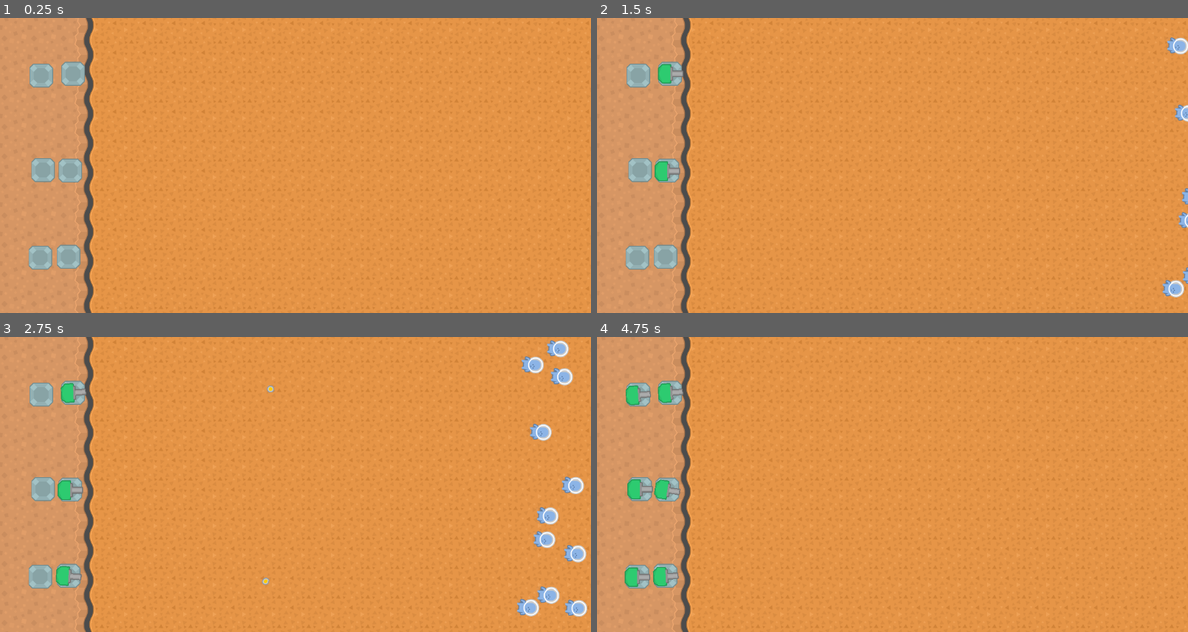
Above: before the commit, frames 1-4 (two rows, left to right).
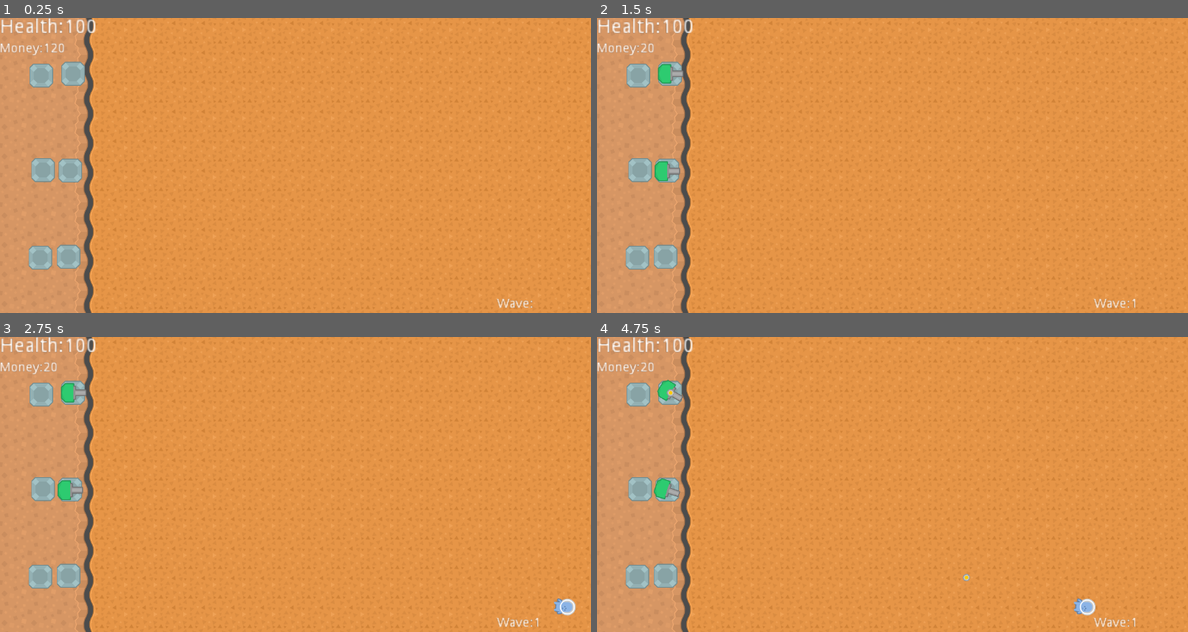
Above: after the commit, the same moments.

Repository: Mynijo/GateDefense
Game: Godot game, scene res://terrain/Map01.tscn
Same seed, same stepped clock (60 frames per second), same inputs: the game is played once before the commit and once after it.
Inputs (mouse positions are in pixels of both pictures, inside the frame that each line leads up to):
- Up to frame 1 (0.25 s): no input
- Up to frame 2 (1.5 s): tap Enter at 0.5 s; move the mouse to (667, 74) at 0.52 s; click (667, 74) at 0.67 s; move the mouse to (667, 171) at 1.27 s; click (667, 171) at 1.42 s
- Up to frame 3 (2.75 s): move the mouse to (70, 575) at 2.02 s; click (70, 575) at 2.17 s
- Up to frame 4 (4.75 s): move the mouse to (638, 396) at 2.77 s; click (638, 396) at 2.92 s; move the mouse to (638, 575) at 3.52 s; click (638, 575) at 3.67 s; move the mouse to (638, 490) at 4.27 s; click (638, 490) at 4.42 s

The runs differ from the first frame. In frame 1, 0.6% of the frame differs, in the area x 0-91%, y 0-99%; in frame 2, 1.2%; in frame 3, 2.9%, in the area x 0-100%, y 0-99%; in frame 4, 1.7%.

Commit message:
added cycleBullet

Diff:
--- a/Bullet/BulletArc.gd
+++ b/Bullet/BulletBouncingBall.gd
@@ -6,6 +6,8 @@
 var chain_counter = 0
 var target = []
 var enemys_hitted = []
+var firstLook = true
+
 
 func start(_position, _direction):
 	position = _position
@@ -18,9 +20,12 @@
 	$DetectRadius/CollisionShape2D.shape = circle
 	$DetectRadius/CollisionShape2D.shape.radius = detect_radius
 
+
 func _on_Bullet_body_entered(body):
 	if enemys_hitted.has(body):
 		return
+
+
 	enemys_hitted.append(body)
 	if body.has_method('take_damage'):
 	    body.take_damage(damage)
@@ -49,11 +54,16 @@
 					closestTaget = x
 
 	if closestTaget:
-		var dir = (closestTaget.global_position - global_position).normalized()
+		var distance = (closestTaget.global_position - position).length()
+		var _time = (distance / speed)
+		var predicted_position = closestTaget.global_position + (closestTaget.get_velocity() * _time)
+
+		var dir = (predicted_position - global_position).normalized()
 		rotation = dir.angle()
 		velocity = dir * speed
 	else:
 		explode()
+
 
 func _on_DetectRadius_body_entered(body):
 	target.append(body)
@@ -61,3 +71,5 @@
 
 func _on_DetectRadius_body_exited(body):
 	target.erase(body)
+	if target.size() == enemys_hitted.size():
+		explode()
--- a/Bullet/BulletArc.tscn
+++ b/Bullet/BulletBouncingBall.tscn
@@ -1,36 +1,40 @@
 [gd_scene load_steps=5 format=2]
 
 [ext_resource path="res://Bullet/Bullet.tscn" type="PackedScene" id=1]
-[ext_resource path="res://Bullet/BulletArc.gd" type="Script" id=2]
+[ext_resource path="res://Bullet/BulletBouncingBall.gd" type="Script" id=2]
 [ext_resource path="res://media/towerDefense_tilesheet.png" type="Texture" id=3]
 
 [sub_resource type="CircleShape2D" id=1]
 
 custom_solver_bias = 0.0
-radius = 10.0
+radius = 21.7023
 
-[node name="BulletArc" index="0" instance=ExtResource( 1 )]
+[node name="BulletBouncingBall" index="0" instance=ExtResource( 1 )]
 
+collision_layer = 8
+collision_mask = 4
 script = ExtResource( 2 )
-speed = 1500
-damage = 75
-lifetime = 5.0
-max_chains = 100
+speed = 1200
+damage = 15
+lifetime = 10.0
+max_chains = 15
 detect_radius = 500
 
 [node name="Sprite" parent="." index="0"]
 
 texture = ExtResource( 3 )
 region_enabled = true
+region_rect = Rect2( 142.452, 1370.08, 33.5, 12.75 )
 
 [node name="CollisionShape2D" parent="." index="2"]
 
-position = Vector2( 1.1086, -0.334629 )
-scale = Vector2( 0.914723, 0.901807 )
+position = Vector2( 0.498392, -1.13919 )
+scale = Vector2( 0.791586, 0.335731 )
 shape = SubResource( 1 )
 
 [node name="DetectRadius" type="Area2D" parent="." index="3"]
 
+editor/display_folded = true
 position = Vector2( 3.01554, 0 )
 input_pickable = true
 gravity_vec = Vector2( 0, 1 )
--- a/Bullet/BulletPhy.tscn
+++ b/Bullet/BulletPhy.tscn
@@ -9,11 +9,11 @@
 custom_solver_bias = 0.0
 radius = 10.0
 
-[node name="BulletPhy" index="0" instance=ExtResource( 1 )]
+[node name="BulletPhy" instance=ExtResource( 1 )]
 
 script = ExtResource( 2 )
 speed = 750
-damage = 20
+damage = 200
 lifetime = 5.0
 
 [node name="Sprite" parent="." index="0"]
--- a/Bullet/BulletSchrot.tscn
+++ b/Bullet/BulletSchrot.tscn
@@ -8,11 +8,11 @@
 custom_solver_bias = 0.0
 radius = 5.24559
 
-[node name="BulletSchrot" instance=ExtResource( 1 )]
+[node name="BulletSchrot" index="0" instance=ExtResource( 1 )]
 
 speed = 900
-damage = 5
-lifetime = 0.5
+damage = 10
+lifetime = 1.0
 
 [node name="Sprite" parent="." index="0"]
 
--- a/Bullet/BulletSchrotPatrone.gd
+++ b/Bullet/BulletSchrotPatrone.gd
@@ -16,7 +16,7 @@
 			var dir =  Vector2(0.8, rand_range(-scattering,scattering)).rotated(rotation)
 			emit_signal('shoot', Bullet ,position, dir)
 
-	for i in range(4):
+	for i in range(5):
 		var dir =  Vector2(0.7, rand_range(-scattering,scattering)).rotated(rotation)
 		emit_signal('shoot', Bullet ,position, dir)
 
--- a/Bullet/BulletSchrotPatrone.tscn
+++ b/Bullet/BulletSchrotPatrone.tscn
@@ -4,10 +4,11 @@
 [ext_resource path="res://Bullet/BulletSchrotPatrone.gd" type="Script" id=2]
 [ext_resource path="res://Bullet/BulletSchrot.tscn" type="PackedScene" id=3]
 
-[node name="BulletSchrotPatrone" instance=ExtResource( 1 )]
+[node name="BulletSchrotPatrone" index="0" instance=ExtResource( 1 )]
 
 script = ExtResource( 2 )
 speed = 800
-damage = 5
-lifetime = 0.05
+damage = 10
+lifetime = 0.01
 Bullet = ExtResource( 3 )
+scattering = 0.1
--- a/Enemy/Enemy.gd
+++ b/Enemy/Enemy.gd
@@ -7,6 +7,7 @@
 export (int) var speed
 export (int) var health
 export (int) var damage
+export (int) var goldValue = 5
 
 
 var velocity = Vector2()
@@ -28,6 +29,8 @@
 		dead()
 
 func dead():
+	get_parent().player.add_money(goldValue)
+	get_parent().mobs_counter -= 1
 	queue_free()
 
 func _physics_process(delta):
--- a/Enemy/EnemySpawner.gd
+++ b/Enemy/EnemySpawner.gd
@@ -4,7 +4,9 @@
 export (int) var wave = 1
 
 export (PackedScene) var enemy
+export (PackedScene) var player
 
+export (int) var mobs_counter = 0
 
 func _ready():
 	$SpawnTimer.wait_time = 1
@@ -12,8 +14,12 @@
 
 
 func _on_SpawnTimer_timeout():
+	if wave % 10 == 0 and mobs_counter > 0:
+		return
 
+	player.wave_changed(int(wave/10) + 1)
 	for i in range(int(wave/10)+1):
+		++mobs_counter
 		var e = enemy.instance()
 		add_child(e)
 		var pos = Vector2()
@@ -24,3 +30,7 @@
 	$SpawnTimer.wait_time = StartIntervall - (wave % 10)
 	$SpawnTimer.start()
 	wave += 1
+
+
+func set_player(_player):
+	player = _player
--- a/Enemy/EnemySpawner.tscn
+++ b/Enemy/EnemySpawner.tscn
@@ -11,6 +11,8 @@
 StartIntervall = 5
 wave = 1
 enemy = ExtResource( 2 )
+player = null
+mobs_counter = 0
 
 [node name="SpawnTimer" type="Timer" parent="." index="0"]
 
--- a/Player/Gate.tscn
+++ b/Player/Gate.tscn
@@ -14,7 +14,7 @@
 gravity = 98.0
 linear_damp = 0.1
 angular_damp = 1.0
-collision_layer = 4
+collision_layer = 2
 collision_mask = 4
 audio_bus_override = false
 audio_bus_name = "Master"
--- a/Player/Player.gd
+++ b/Player/Player.gd
@@ -4,12 +4,20 @@
 export (int) var money = 120
 
 func _ready():
-	pass
+	$Live.text = "Health:" + String(health)
+	$Wave.text = "Wave:"
+	$Money.text = "Money:" + String(money)
 
-func addMoney(value):
+func add_money(value):
 	money += value
+	$Money.text = "Money:" + String(money)
+
 
 func take_damage(damage):
 	health -= damage
+	$Live.text = "Health:" + String(health)
 	if health <= 0:
 		pass
+
+func wave_changed(_wave):
+	$Wave.text = "Wave:" + String(_wave)
--- a/Player/Player.tscn
+++ b/Player/Player.tscn
@@ -5,5 +5,69 @@
 [node name="Player" type="Node" index="0"]
 
 script = ExtResource( 1 )
-health = null
-money = null
+health = 100
+money = 120
+
+[node name="Live" type="Label" parent="." index="0"]
+
+anchor_left = 0.0
+anchor_top = 0.0
+anchor_right = 0.0
+anchor_bottom = 0.0
+margin_right = 175.0
+margin_bottom = 51.0
+rect_scale = Vector2( 3, 3 )
+rect_pivot_offset = Vector2( 0, 0 )
+rect_clip_content = false
+mouse_filter = 2
+mouse_default_cursor_shape = 0
+size_flags_horizontal = 1
+size_flags_vertical = 4
+percent_visible = 1.0
+lines_skipped = 0
+max_lines_visible = -1
+_sections_unfolded = [ "Focus", "Hint", "Rect" ]
+
+[node name="Wave" type="Label" parent="." index="1"]
+
+anchor_left = 0.0
+anchor_top = 0.0
+anchor_right = 0.0
+anchor_bottom = 0.0
+margin_left = 1077.0
+margin_top = 607.0
+margin_right = 1178.0
+margin_bottom = 624.0
+rect_scale = Vector2( 2, 2 )
+rect_pivot_offset = Vector2( 0, 0 )
+rect_clip_content = false
+mouse_filter = 2
+mouse_default_cursor_shape = 0
+size_flags_horizontal = 1
+size_flags_vertical = 4
+percent_visible = 1.0
+lines_skipped = 0
+max_lines_visible = -1
+_sections_unfolded = [ "Grow Direction", "Margin", "Rect" ]
+
+[node name="Money" type="Label" parent="." index="2"]
+
+anchor_left = 0.0
+anchor_top = 0.0
+anchor_right = 0.0
+anchor_bottom = 0.0
+margin_left = -1.0
+margin_top = 53.0
+margin_right = 50.0
+margin_bottom = 67.0
+rect_scale = Vector2( 2, 2 )
+rect_pivot_offset = Vector2( 0, 0 )
+rect_clip_content = false
+mouse_filter = 2
+mouse_default_cursor_shape = 0
+size_flags_horizontal = 1
+size_flags_vertical = 4
+percent_visible = 1.0
+lines_skipped = 0
+max_lines_visible = -1
+_sections_unfolded = [ "Grow Direction", "Margin", "Rect", "custom_fonts" ]
--- a/Tower/Tower.gd
+++ b/Tower/Tower.gd
@@ -1,6 +1,7 @@
 extends KinematicBody2D
 
 export (PackedScene) var Bullet
+
 export (float) var gun_cooldown = 2
 export (int) var cost = 50
 
@@ -14,6 +15,7 @@
 var can_shoot = true
 
 func _ready():
+
 	var circle = CircleShape2D.new()
 	$GunCooldown.wait_time = gun_cooldown
 	$DetectRadius/CollisionShape2D.shape = circle
@@ -28,12 +30,15 @@
 		var _time = (distance / Bullet.instance().get_speed())
 		var predicted_position = target.front().global_position + (target[0].get_velocity() * _time)
 
+		if predicted_position.x < global_position.x:
+			target.erase(target[0])
+
 		var target_dir = (predicted_position - global_position).normalized()
 
 		var current_dir = Vector2(1, 0).rotated($Body.global_rotation)
 		$Body.global_rotation = current_dir.linear_interpolate(target_dir, turret_speed * delta).angle()
 
-		if target_dir.dot(current_dir) > 0.99:
+		if target_dir.dot(current_dir) > 0.9999:
 			shoot()
 
 
--- a/Tower/TowerPhy.tscn
+++ b/Tower/TowerPhy.tscn
@@ -1,21 +1,19 @@
-[gd_scene load_steps=5 format=2]
+[gd_scene load_steps=4 format=2]
 
 [ext_resource path="res://Tower/Tower.tscn" type="PackedScene" id=1]
 [ext_resource path="res://Tower/TowerPhy.gd" type="Script" id=2]
-[ext_resource path="res://Bullet/BulletArc.tscn" type="PackedScene" id=3]
-[ext_resource path="res://media/towerDefense_tilesheet.png" type="Texture" id=4]
+[ext_resource path="res://media/towerDefense_tilesheet.png" type="Texture" id=3]
 
-[node name="TowerPhy" instance=ExtResource( 1 )]
+[node name="TowerPhy" index="0" instance=ExtResource( 1 )]
 
 script = ExtResource( 2 )
-Bullet = ExtResource( 3 )
-gun_cooldown = 4.0
+gun_cooldown = 1.0
 turret_speed = 20.0
 detect_radius = 1000
 
 [node name="Body" parent="." index="0"]
 
-texture = ExtResource( 4 )
+texture = ExtResource( 3 )
 region_enabled = true
 region_rect = Rect2( 132.26, 1227.06, 54.75, 42.125 )
 _sections_unfolded = [ "Region", "Transform" ]
--- a/Tower/TowerPlace.gd
+++ b/Tower/TowerPlace.gd
@@ -3,17 +3,37 @@
 export (PackedScene) var player
 
 var placed = false
+var BulletList = []
+var bulletIndex = 0
+var accTower
+
+func _ready():
+	BulletList.append(load("res://Bullet/BulletPhy.tscn"))
+	BulletList.append(load("res://Bullet/BulletSchrotPatrone.tscn"))
+	BulletList.append(load("res://Bullet/BulletBouncingBall.tscn"))
+
 
 func _on_Area2D_input_event(viewport, event, shape_idx):
-	if event is InputEventMouseButton and !placed:
-		if event.button_index == BUTTON_LEFT and event.pressed:
-			if player.money < 10:
-				return
-			player.addMoney(50)
-			var t = tower.instance()
-			add_child(t)
-			t.spawn(position.normalized())
-			placed = true
+	if event is InputEventMouseButton and event.pressed:
+		if !placed:
+			if event.button_index == BUTTON_LEFT and event.pressed:
+				if player.money -50 < 10:
+					return
+				player.add_money(-50)
+				var t = tower.instance()
+				add_child(t)
+				t.spawn(position.normalized())
+				accTower = t
+				placed = true
+				accTower.Bullet = BulletList[0]
+		else:
+			cycleBullet(accTower)
+
+func cycleBullet(_tower):
+	bulletIndex += 1
+	if bulletIndex >= BulletList.size():
+		bulletIndex = 0
+	_tower.Bullet = BulletList[bulletIndex]
 
 func set_player(_player):
 	player = _player
--- a/terrain/Map01.tscn
+++ b/terrain/Map01.tscn
@@ -38,16 +38,13 @@
 [node name="EnemySpawner" parent="." index="1" instance=ExtResource( 3 )]
 
 position = Vector2( 1312.91, 329.272 )
-wave = 100
+player = null
 
 [node name="Gate" parent="." index="2" instance=ExtResource( 4 )]
 
 position = Vector2( 0.541534, -0.865265 )
 
 [node name="Player" parent="." index="3" instance=ExtResource( 5 )]
-
-health = 100
-money = 120
 
 [node name="TowerPlace" parent="." index="4" instance=ExtResource( 6 )]
 
Binary file added: media/arc.png
